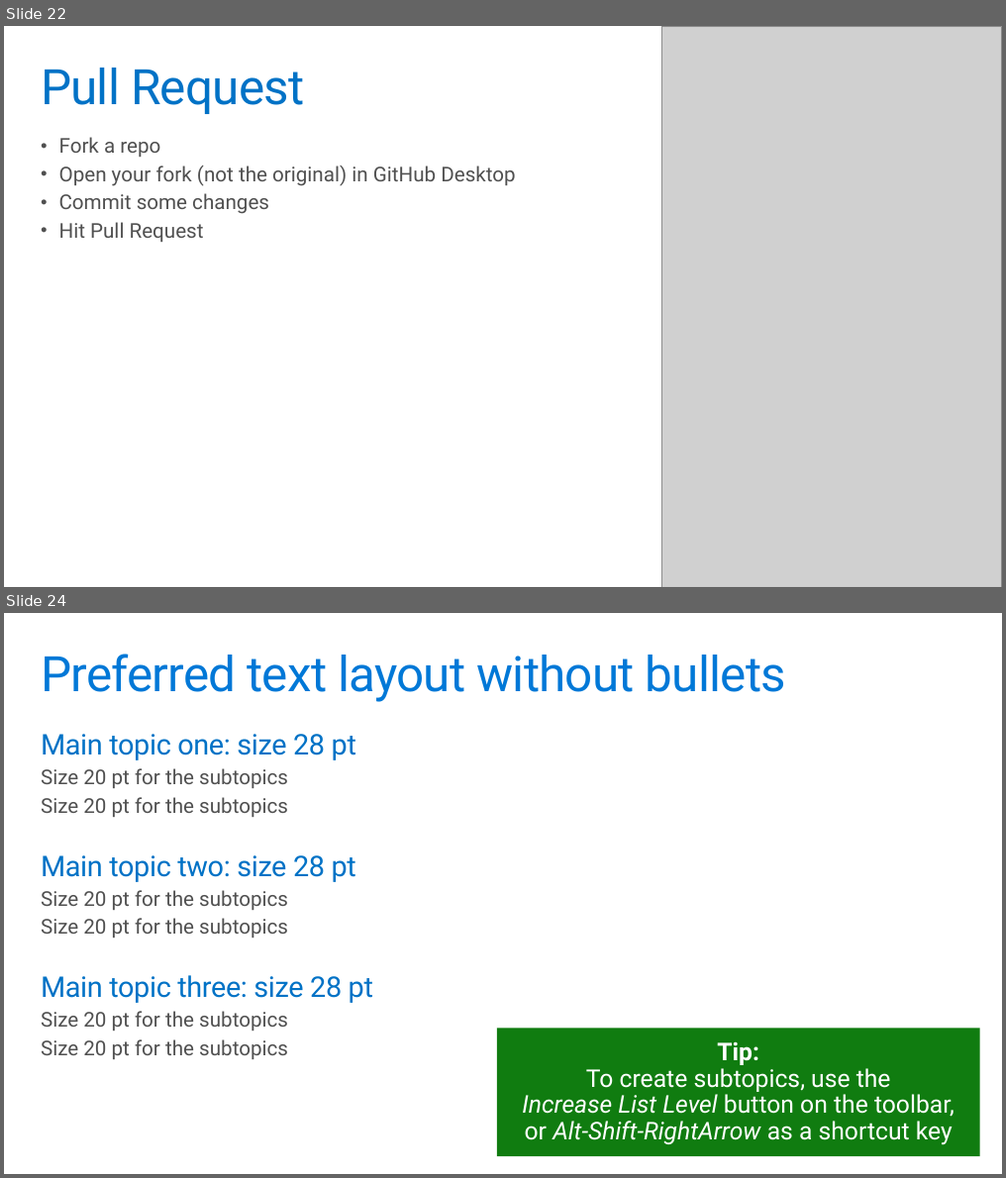
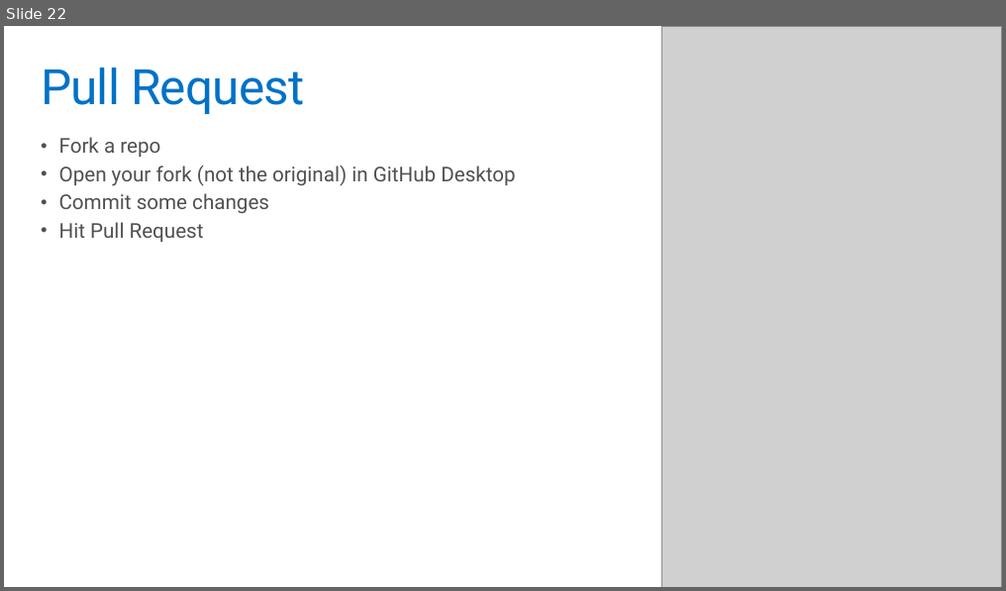
Before and after one commit to codefoster/gh-ms-mva, a slide deck: slides/m3.pptx. Shown one above the other, each under a label of ours: slides 22 and 24 before the commit, slide 22 after it; the slides between them are not shown. The pictures are 1006x1178 and 1006x591 pixels, drawn with LibreOffice and Linux fonts; fonts in the diff are those of the drawing; grey boxes stand for pictures. Boxes give left, top, right and bottom in pixels: in the first picture for what was removed or moved away, otherwise in the second. Text is boxed around its words. In the diff, an @@ line names an element or a change of style, - is before the commit and + after.

```diff
--- a/slides/m3.pptx
+++ b/slides/m3.pptx
@@ slide 24 removed at box(4, 613, 1002, 1174), background #FFFFFF @@
@@ title removed at box(41, 654, 787, 702) @@
-Preferred text layout without bullets
@@ text removed at box(41, 734, 373, 1059) @@
-Main topic one: size 28 pt
-  Size 20 pt for the subtopics
-  Size 20 pt for the subtopics
-Main topic two: size 28 pt
-  Size 20 pt for the subtopics
-  Size 20 pt for the subtopics
-Main topic three: size 28 pt
-  Size 20 pt for the subtopics
-  Size 20 pt for the subtopics
@@ rectangle removed at box(497, 1029, 980, 1157) @@
-Tip:
-To create subtopics, use the
-Increase List Level button on the toolbar,
-or Alt-Shift-RightArrow as a shortcut key
```
Also in this commit, not shown: 7 slides changed, 19 other slides removed, 2 other files.
